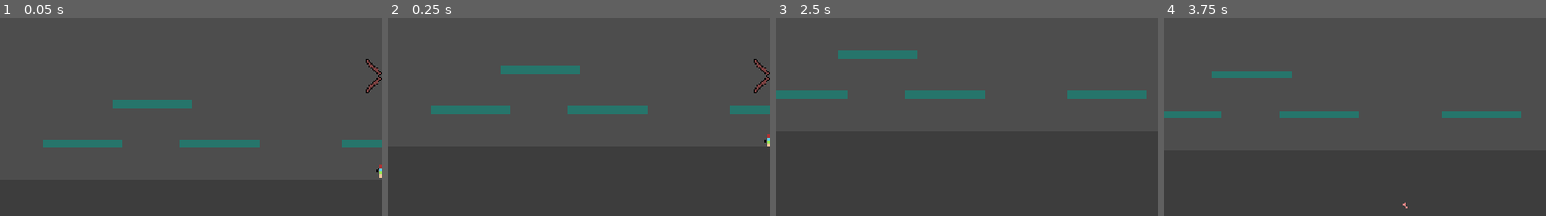
Above: before the commit, frames 1-4 (left to right).
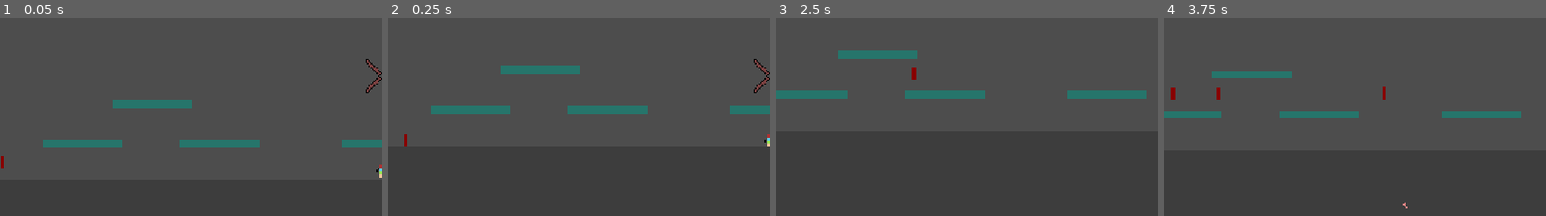
Above: after the commit, the same moments.

Repository: AvSBF/layer-defence
Game: Godot game, scene res://Scenes/World.tscn
Same seed, same stepped clock (60 frames per second), same inputs: the game is played once before the commit and once after it.
Inputs (mouse positions are % of the whole screen's width and height, from its top left):
- Up to frame 1 (0.05 s): no input
- Up to frame 2 (0.25 s): no input
- Up to frame 3 (2.5 s): move the mouse to (72, 41) at 0.52 s; press the mouse at (72, 41) at 0.53 s; hold D (key_right) 0.53-2.03 s; tap Space (jump) at 0.77, 1.52 s; move the mouse to (30, 51) at 1.27 s; release the mouse at (30, 51) at 1.28 s; click (30, 51) at 1.35 s; move the mouse to (60, 22) at 2.02 s; press the mouse at (60, 22) at 2.03 s; hold A (key_left) from 2.03 s (still down)
- Up to frame 4 (3.75 s): move the mouse to (45, 68) at 2.77 s; release A (key_left) at 2.78 s; release the mouse at (45, 68) at 2.78 s; hold D (key_right) from 2.78 s (still down); click (45, 68) at 2.85 s; tap Space (jump) at 3.02 s; move the mouse to (80, 62) at 3.52 s; press the mouse at (80, 62) at 3.53 s
The pictures show only the part of the screen within x 0-50%, y 31-81%; the shares and areas given below are measured in that part.

The runs differ from the first frame. In frame 1, less than 0.1% of the frame differs, in the area x 0-1%, y 69-76%; in frame 2, less than 0.1%; in frame 3, less than 0.1%; in frame 4, 0.2%, in the area x 1-58%, y 34-42%.

Commit message:
feat: add HP bar, damage/knockback system, and collision layers
- Add enemy HP bar component
- Implement damage and knockback on weapon hits
- Update collision layer configuration
- Add weapon and enemy prefab refinements
- Add system documentation

Diff:
--- a/Resources/Prefabs/Enemy/Enemy.tscn
+++ b/Resources/Prefabs/Enemy/Enemy.tscn
@@ -3,11 +3,13 @@
 [ext_resource type="Script" uid="uid://fup5jqppbo03" path="res://Scripts/Enemies/enemy.gd" id="1"]
 [ext_resource type="Script" uid="uid://chlxfeb7nnuhd" path="res://Scripts/Enemies/health_component.gd" id="2"]
 [ext_resource type="Script" uid="uid://db3aak4hftpbd" path="res://Scripts/Enemies/Resources/enemy_stats.gd" id="2_6ljpu"]
+[ext_resource type="Script" uid="uid://bsufkhlv2d1b6" path="res://Scripts/Enemies/Resources/enemy_ability.gd" id="2_itmco"]
 [ext_resource type="Script" uid="uid://co4ovpx3dxbtm" path="res://Scripts/Enemies/ability_component.gd" id="3"]
 [ext_resource type="Script" uid="uid://bg8ff83tcsvxo" path="res://Scripts/Enemies/state_machine.gd" id="4"]
 [ext_resource type="Script" uid="uid://d13sq5bcvuwld" path="res://Scripts/Enemies/States/idle_state.gd" id="5"]
 [ext_resource type="Script" uid="uid://54fhw3jj4yvo" path="res://Scripts/Enemies/States/chase_state.gd" id="6"]
 [ext_resource type="Script" uid="uid://qghgl5p1cekh" path="res://Scripts/Enemies/States/attack_state.gd" id="7"]
+[ext_resource type="Script" uid="uid://c8kkvfthkwt1s" path="res://Scripts/Enemies/hp_bar.gd" id="10_ky0g8"]
 
 [sub_resource type="Resource" id="Resource_o4lhg"]
 script = ExtResource("2_6ljpu")
@@ -16,21 +18,22 @@
 [sub_resource type="RectangleShape2D" id="RectangleShape2D_mmoe8"]
 size = Vector2(9, 32)
 
-[node name="Enemy" type="CharacterBody2D" unique_id=588531231]
+[node name="Enemy" type="CharacterBody2D" unique_id=588531231 groups=["Enemy"]]
+collision_layer = 2
+collision_mask = 3
 script = ExtResource("1")
 stats = SubResource("Resource_o4lhg")
-collision_layer = 2
-collision_mask = 3
 
 [node name="ColorRect" type="ColorRect" parent="." unique_id=81728546]
-mouse_filter = 2
 offset_left = -4.5
 offset_top = -16.0
 offset_right = 4.5
 offset_bottom = 16.0
+mouse_filter = 2
 color = Color(0.532889, 0.0020645745, 1.4439226e-07, 1)
 
 [node name="CollisionShape2D" type="CollisionShape2D" parent="." unique_id=287525638]
+position = Vector2(0.5, 0)
 shape = SubResource("RectangleShape2D_mmoe8")
 
 [node name="HealthComponent" type="Node" parent="." unique_id=1770192057]
@@ -50,3 +53,21 @@
 
 [node name="AttackState" type="Node" parent="StateMachine" unique_id=1763256191]
 script = ExtResource("7")
+
+[node name="HP Bar" type="ProgressBar" parent="." unique_id=2123663455]
+top_level = true
+anchors_preset = 7
+anchor_left = 0.5
+anchor_top = 1.0
+anchor_right = 0.5
+anchor_bottom = 1.0
+offset_left = -21.0
+offset_top = 19.0
+offset_right = 21.0
+offset_bottom = 23.0
+grow_horizontal = 2
+grow_vertical = 0
+mouse_filter = 2
+value = 30.05
+show_percentage = false
+script = ExtResource("10_ky0g8")
--- a/Resources/Prefabs/Weapons/weapon_wave.tscn
+++ b/Resources/Prefabs/Weapons/weapon_wave.tscn
@@ -2,6 +2,9 @@
 
 [ext_resource type="Script" uid="uid://x85lhdsii78p" path="res://Scripts/Weapons/weapon_wave_controller.gd" id="1_6jt38"]
 [ext_resource type="Texture2D" uid="uid://cl5ppak5kmji4" path="res://Aseprites/Debug/Weapon_Wave.png" id="1_gum5i"]
+
+[sub_resource type="RectangleShape2D" id="RectangleShape2D_wave"]
+size = Vector2(10, 31)
 
 [sub_resource type="Animation" id="Animation_gum5i"]
 tracks/0/type = "value"
@@ -38,14 +41,17 @@
 &"weapon_wave_shrink": SubResource("Animation_6jt38")
 }
 
-[node name="WeaponWave" type="StaticBody2D" unique_id=540317355]
+[node name="WeaponWave" type="Area2D" unique_id=1546009404]
+collision_mask = 3
 script = ExtResource("1_6jt38")
 
-[node name="Sprite2D" type="Sprite2D" parent="." unique_id=596941728]
+[node name="Sprite2D" type="Sprite2D" parent="." unique_id=1041091365]
 texture = ExtResource("1_gum5i")
 
-[node name="CollisionShape2D" type="CollisionShape2D" parent="." unique_id=85301000]
+[node name="CollisionShape2D" type="CollisionShape2D" parent="." unique_id=203806102]
+position = Vector2(-1, 0.5)
+shape = SubResource("RectangleShape2D_wave")
 
-[node name="AnimationPlayer" type="AnimationPlayer" parent="." unique_id=1071360432]
+[node name="AnimationPlayer" type="AnimationPlayer" parent="." unique_id=2108547980]
 libraries/ = SubResource("AnimationLibrary_ut7as")
 autoplay = &"RESET"
--- a/Resources/Spawners/wave_1.tres
+++ b/Resources/Spawners/wave_1.tres
@@ -2,7 +2,7 @@
 
 [ext_resource type="Script" uid="uid://dws4kdbdrg8vw" path="res://Scripts/Spawners/enemy_wave.gd" id="1"]
 [ext_resource type="PackedScene" uid="uid://cxk7n87xu1ohq" path="res://Resources/Prefabs/Enemy/Enemy.tscn" id="2"]
-[ext_resource type="Resource" path="res://Resources/Enemies/Stats/ranged_stats.tres" id="3_nlyo3"]
+[ext_resource type="Resource" uid="uid://boo1468kws7dr" path="res://Resources/Enemies/Stats/assassin_stats.tres" id="3_nlyo3"]
 
 [resource]
 script = ExtResource("1")
--- a/Scenes/World.tscn
+++ b/Scenes/World.tscn
@@ -7,6 +7,8 @@
 [ext_resource type="Script" uid="uid://b4xhwyp4ts64n" path="res://Scenes/world_camera_smoothing.gd" id="5_p70al"]
 [ext_resource type="Script" uid="uid://doc1oo7ol18cf" path="res://Scripts/Spawners/wave_spawner.gd" id="6_spawner"]
 [ext_resource type="Script" uid="uid://cabqy8p7cm0l4" path="res://Scripts/Spawners/spawn_area.gd" id="7_area"]
+[ext_resource type="Script" uid="uid://dws4kdbdrg8vw" path="res://Scripts/Spawners/enemy_wave.gd" id="7_ti1bm"]
+[ext_resource type="Resource" uid="uid://c80d6t3lmspff" path="res://Resources/Spawners/wave_1.tres" id="8_op4cu"]
 [ext_resource type="Script" uid="uid://153y2wxf1x7d" path="res://Scripts/Spawners/spawn_point.gd" id="8_point"]
 [ext_resource type="Script" uid="uid://cofk61bgusjo5" path="res://Scripts/cursor_position.gd" id="9_kn06e"]
 [ext_resource type="Texture2D" uid="uid://e7d40cprgtsn" path="res://Aseprites/Debug/Cursor.png" id="9_uo7di"]
@@ -63,7 +65,6 @@
 scale = Vector2(1, 5)
 
 [node name="borderColor" type="ColorRect" parent="Borders/Border" unique_id=128847484]
-mouse_filter = 2
 anchors_preset = 8
 anchor_left = 0.5
 anchor_top = 0.5
@@ -75,6 +76,7 @@
 offset_bottom = 150.0
 grow_horizontal = 2
 grow_vertical = 2
+mouse_filter = 2
 color = Color(0.32511863, 0.04106886, 0.08800968, 1)
 
 [node name="borderCollision" type="CollisionShape2D" parent="Borders/Border" unique_id=197682682]
@@ -86,7 +88,6 @@
 scale = Vector2(1, 5)
 
 [node name="borderColor" type="ColorRect" parent="Borders/Border2" unique_id=488421897]
-mouse_filter = 2
 anchors_preset = 8
 anchor_left = 0.5
 anchor_top = 0.5
@@ -98,6 +99,7 @@
 offset_bottom = 150.0
 grow_horizontal = 2
 grow_vertical = 2
+mouse_filter = 2
 color = Color(0.32511863, 0.04106886, 0.08800968, 1)
 
 [node name="borderCollision" type="CollisionShape2D" parent="Borders/Border2" unique_id=761424936]
@@ -116,6 +118,7 @@
 
 [node name="WaveSpawner" type="Node2D" parent="Spawners" unique_id=309757310 node_paths=PackedStringArray("target", "spawn_areas", "spawn_points")]
 script = ExtResource("6_spawner")
+waves = Array[ExtResource("7_ti1bm")]([ExtResource("8_op4cu")])
 target = NodePath("../../Player")
 spawn_areas = [NodePath("../LeftArea"), NodePath("../RightArea")]
 spawn_points = NodePath("../RegularSpawnPoints")
--- a/Scripts/Enemies/enemy.gd
+++ b/Scripts/Enemies/enemy.gd
@@ -14,6 +14,7 @@
 var dash_direction : float = 0.0
 
 func _ready() -> void:
+	add_to_group("enemy")
 	speed_variation = randf_range(-25, 25)
 	if stats:
 		health_component.max_health = stats.max_hp
--- /dev/null
+++ b/Scripts/Enemies/hp_bar.gd
@@ -0,0 +1,19 @@
+extends ProgressBar
+
+@onready var health_component : HealthComponent = $"../HealthComponent"
+
+func _ready() -> void:
+	max_value = health_component.max_health
+	value = health_component.health
+	health_component.health_changed.connect(_on_damage_taken)
+
+func _on_damage_taken(new_health : float):
+	value = new_health
+
+	var ratio = new_health / max_value
+	if ratio >= 0.5:
+		modulate = Color.GREEN
+	elif ratio >= 0.25:
+		modulate = Color.ORANGE
+	else:
+		modulate = Color.RED
--- a/Scripts/Player/player_attack_controller.gd
+++ b/Scripts/Player/player_attack_controller.gd
@@ -30,6 +30,6 @@
 	var wave_instance = weapon_wave.instantiate()
 	var weapon_position : Vector2 = $"../Weapon".global_position
 	wave_instance.global_position = weapon_position
+	get_parent().get_parent().add_child(wave_instance)
 	wave_instance.set_direction(direction)
-	get_parent().get_parent().add_child(wave_instance)
 	return wave_instance
--- a/Scripts/Player/player_movement.gd
+++ b/Scripts/Player/player_movement.gd
@@ -12,7 +12,7 @@
 func _physics_process(delta: float) -> void:
 	var direction_x := Input.get_axis("key_left", "key_right")
 	controller.velocity.x = direction_x * controller.move_speed
-
+	controller.velocity
 	if not controller.is_on_floor():
 		controller.velocity.y += controller.gravity * delta
 	elif Input.is_action_pressed("jump"):
--- a/Scripts/Weapons/weapon_wave_controller.gd
+++ b/Scripts/Weapons/weapon_wave_controller.gd
@@ -1,10 +1,14 @@
 class_name WeaponWaveController
-extends StaticBody2D
+extends Area2D
 
+@export var attack_damage : float = 10
+@export var knockback : float = 200
 @export var move_speed : float = 600
 @export var destroy_time : float = 1
+
 var can_move : bool = false
 var direction : Vector2
+var hit_enemies : Array[Enemy] = []
 
 func _ready() -> void:
 	get_tree().create_timer(destroy_time).timeout.connect(queue_free)
@@ -13,9 +17,17 @@
 	direction = dir.normalized()
 	rotation = direction.angle()
 	can_move = true
-	$AnimationPlayer.play("RESET")
+	if has_node("AnimationPlayer"):
+		$AnimationPlayer.play("RESET")
 
-func _process(delta: float) -> void:
+func _physics_process(delta: float) -> void:
 	if not can_move:
 		return
 	global_position += direction * move_speed * delta
+
+	for body in get_overlapping_bodies():
+		if body.get_parent().is_in_group("enemy") and body not in hit_enemies:
+			hit_enemies.append(body)
+			body.health_component.take_damage(attack_damage)
+			var knockback_dir = (body.global_position - global_position).normalized()
+			body.velocity += knockback_dir * knockback
--- a/project.godot
+++ b/project.godot
@@ -23,6 +23,7 @@
 [global_group]
 
 platform=""
+Enemy=""
 
 [input]
 
Not shown: 1 places in Scenes/World.tscn that only renumber resources
Not shown, added: Scripts/Enemies/hp_bar.gd.uid
Not shown, added: docs/SPEC-TEMPLATE.md
